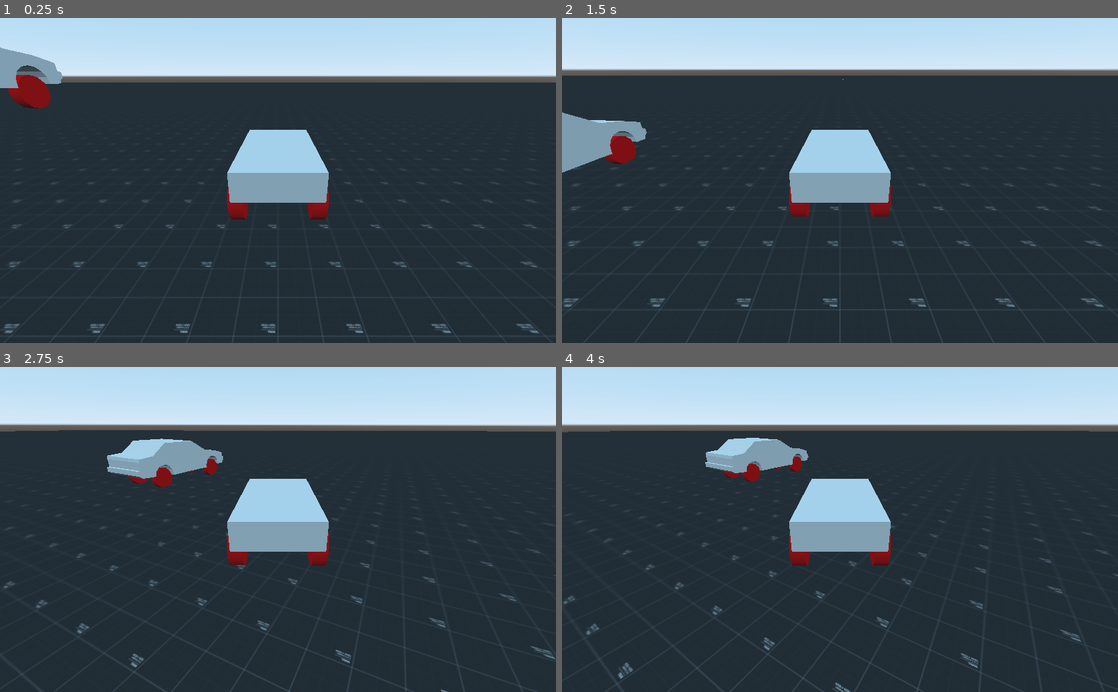
Above: before the commit, frames 1-4 (two rows, left to right).
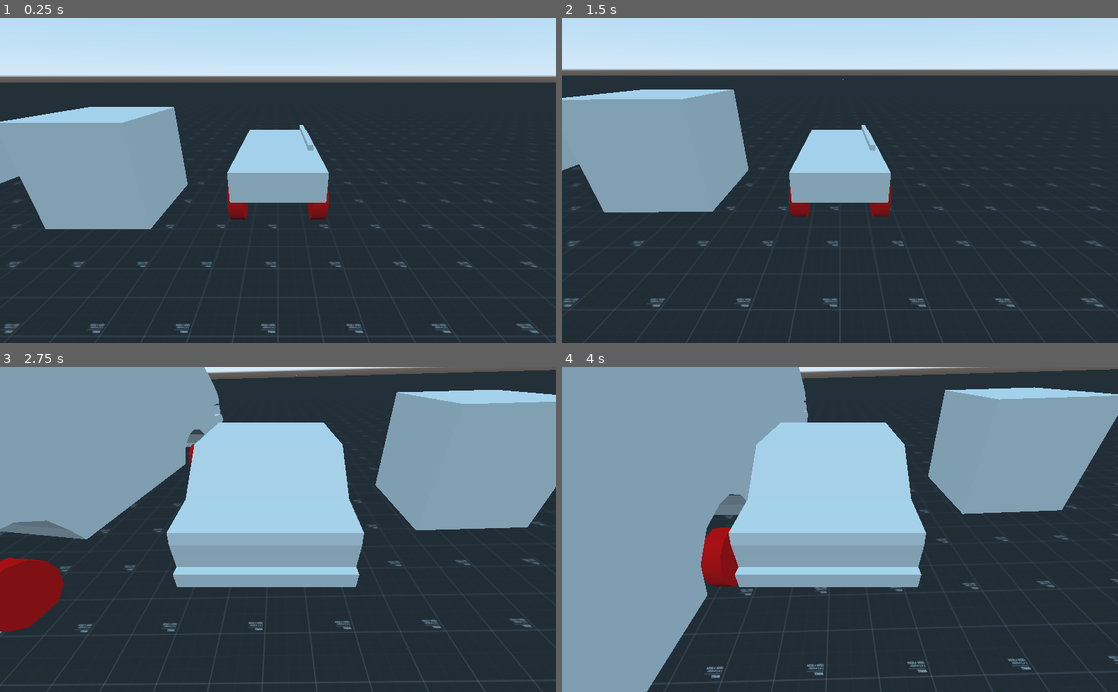
Above: after the commit, the same moments.

Repository: Dev-RoMa/carDrive-Godot-
Game: Godot game, scene res://game.tscn
Two runs of this game, one before a commit and one after it. Both use one fixed random seed, a clock stepped at 60 frames per second and the inputs below.
Inputs:
- Up to frame 1 (0.25 s): no input
- Up to frame 2 (1.5 s): hold D (right) 0.53-1.28 s; hold Space (pewpew) 0.53-1.28 s; tap C (changeCamera) at 0.6 s; hold S (back) from 1.28 s (still down); tap Space (pewpew) at 1.35 s
- Up to frame 3 (2.75 s): tap Down (back2, bound only after the commit) at 1.55, 2.1 s; release S (back) at 2.03 s; hold D (right) from 2.03 s (still down); tap V (changeCamera2, bound only after the commit) at 2.3 s
- Up to frame 4 (4 s): release D (right) at 2.78 s; hold W (forward) 2.78-3.53 s; tap V (changeCamera2, bound only after the commit) at 2.85 s; tap Up (forward2, bound only after the commit) at 3.05, 3.6 s; hold A (left) from 3.53 s (still down); tap Right (left2, bound only after the commit) at 3.8 s

The runs differ from the first frame. In frame 1, 12% of the frame differs, in the area x 0-57%, y 8-65%; in frame 2, 9.6%; in frame 3, 52%; in frame 4, 61%, in the area x 0-100%, y 0-100%.

Commit message:
Add files via upload

Diff:
--- a/car.gd
+++ b/car.gd
@@ -1,11 +1,18 @@
 extends VehicleBody
 
 #vehicle variables
-#onready var muzzle = get_node("car/gun/muzzle")
+#variables for the rocket
 onready var muzzle = get_node("gun/muzzle")
 onready var rocket_scn = preload("res://rocket.tscn")
-var fire_rate = 1
-var can_fire = true
+var rfire_rate = 1
+var rcan_fire = true
+
+#variables for the firegun
+onready var tip = get_node("firegun/tip")
+onready var casing_scn = preload("res://casing.tscn")
+var gfire_rate = 0.2
+var gcan_fire = true
+
 
 #vehicle driving
 func _physics_process(delta):
@@ -22,11 +29,22 @@
 #vehicle weapons
 
 func _integrate_forces(state):
+	#for_rocket
 	if Input.is_action_pressed("pewpew"):
-		if can_fire == true:
+		if rcan_fire == true:
 			var rocket = rocket_scn.instance()
 			muzzle.add_child(rocket)
 			rocket.set_as_toplevel(true)
-			can_fire = false
-			yield(get_tree().create_timer(fire_rate),"timeout")
-			can_fire = true
+			rcan_fire = false
+			yield(get_tree().create_timer(rfire_rate),"timeout")
+			rcan_fire = true
+	if Input.is_action_pressed("pewgun"):
+		if gcan_fire == true:
+			var casing = casing_scn.instance()
+			tip.add_child(casing)
+			casing.set_as_toplevel(true)
+			gcan_fire = false
+			yield(get_tree().create_timer(gfire_rate),"timeout")
+			gcan_fire = true
+
+#inputs are gfire_rate 6& gcan_fire
--- a/car2.gd
+++ b/car2.gd
@@ -21,3 +21,20 @@
 		if health == 0:
 			kill()
 			emit_signal("killed")
+
+
+#vehicle driving
+func _physics_process(delta):
+		steering = Input.get_axis("left2","right2") * 0.4
+		engine_force = Input.get_axis("back2","forward2") * 100
+		if health == 0:
+			engine_force = 0
+
+#vehicle cameras
+func _process(delta):
+	if Input.is_action_just_pressed("changeCamera2"):
+		$Camera.set_current(true)
+
+
+func _on_car2_body_entered(body):
+	pass # Replace with function body.
--- a/casing.gd
+++ b/casing.gd
@@ -1,12 +1,11 @@
-#extends MeshInstance
-#
-##pewpew
-#
-#export var bullet:PackedScene
-#
-#func _physics_process(delta):
-#	if Input.is_action_just_pressed("pewpew") && self.visible == true:
-#		self.visible = false
-#	else:
-#		if Input.is_action_just_pressed("pewpew") && self.visible == false:
-#			self.visible = true
+extends Area
+
+func _physics_process(delta):
+	translation += get_transform().basis.z*50*delta
+
+#func _on_explosion_body_entered(body):
+#	var bodies = $explosion.get_overlapping_bodies()
+#	for body in bodies:
+#		if body.get_class() == "RigidBody":
+#			body.apply_impulse(Vector3.ZERO,(body.global_transform.origin-global_transform.origin).normalized()*10)
+#		queue_free()
--- /dev/null
+++ b/casing.tscn
@@ -0,0 +1,23 @@
+[gd_scene load_steps=4 format=2]
+
+[ext_resource path="res://casing.gd" type="Script" id=1]
+
+[sub_resource type="CylinderShape" id=1]
+height = 0.5
+radius = 0.05
+
+[sub_resource type="CylinderMesh" id=2]
+top_radius = 0.05
+bottom_radius = 0.1
+height = 0.5
+
+[node name="casing" type="Area"]
+script = ExtResource( 1 )
+
+[node name="CollisionShape" type="CollisionShape" parent="."]
+transform = Transform( 1.91069e-15, 4.37114e-08, -1, 1, -4.37114e-08, 0, -4.37114e-08, -1, -4.37114e-08, 0, 0, 0 )
+shape = SubResource( 1 )
+
+[node name="MeshInstance" type="MeshInstance" parent="."]
+transform = Transform( 1.91069e-15, 4.37114e-08, -1, 1, -4.37114e-08, 0, -4.37114e-08, -1, -4.37114e-08, 0, 0, 0 )
+mesh = SubResource( 2 )
--- a/game.tscn
+++ b/game.tscn
@@ -1,9 +1,10 @@
-[gd_scene load_steps=13 format=2]
+[gd_scene load_steps=17 format=2]
 
 [ext_resource path="res://Dark/texture_13.png" type="Texture" id=1]
 [ext_resource path="res://car.gd" type="Script" id=2]
 [ext_resource path="res://b13.glb" type="PackedScene" id=3]
 [ext_resource path="res://car2.gd" type="Script" id=4]
+[ext_resource path="res://best.dae" type="PackedScene" id=5]
 
 [sub_resource type="SpatialMaterial" id=1]
 flags_world_triplanar = true
@@ -36,6 +37,13 @@
 [sub_resource type="CubeMesh" id=8]
 size = Vector3( 0.1, 0.1, 2 )
 
+[sub_resource type="CubeMesh" id=9]
+size = Vector3( 0.1, 0.1, 2 )
+
+[sub_resource type="BoxShape" id=11]
+
+[sub_resource type="CubeMesh" id=10]
+
 [node name="game" type="Spatial"]
 
 [node name="ground" type="MeshInstance" parent="."]
@@ -121,8 +129,16 @@
 [node name="muzzle" type="Position3D" parent="car/gun"]
 transform = Transform( 1, 0, 0, 0, 1, 0, 0, 0, 1, 0, 0, 0.845145 )
 
+[node name="firegun" type="MeshInstance" parent="car"]
+transform = Transform( 1, 0, 0, 0, 1, 0, 0, 0, 1, -0.626893, 0.579033, 0.639951 )
+mesh = SubResource( 9 )
+skeleton = NodePath("../gun")
+
+[node name="tip" type="Position3D" parent="car/firegun"]
+transform = Transform( 1, 0, 0, 0, 1, 0, 0, 0, 1, 0, 0, 0.79061 )
+
 [node name="car2" type="VehicleBody" parent="."]
-transform = Transform( 1, 0, 0, 0, 1, 0, 0, 0, 1, 6.85331, 3.22368, 0 )
+transform = Transform( 1, 0, 0, 0, 1, 0, 0, 0, 1, 6.85331, 1.32859, 0 )
 script = ExtResource( 4 )
 
 [node name="b13" parent="car2" instance=ExtResource( 3 )]
@@ -183,3 +199,84 @@
 [node name="MeshInstance" type="MeshInstance" parent="car2/rear_right_wheel2"]
 transform = Transform( -4.37114e-08, -1, 0, 1, -4.37114e-08, 0, 0, 0, 1, 0, 0, 0 )
 mesh = SubResource( 7 )
+
+[node name="Camera" type="Camera" parent="car2"]
+transform = Transform( -1, -5.01437e-08, 7.16125e-08, 0, 0.819152, 0.573577, -8.74228e-08, 0.573577, -0.819152, 0, 2, -3.911 )
+
+[node name="RigidBody" type="RigidBody" parent="."]
+transform = Transform( 1, 0, 0, 0, 1, 0, 0, 0, 1, 3.43017, 1.7792, 0 )
+
+[node name="CollisionShape" type="CollisionShape" parent="RigidBody"]
+shape = SubResource( 11 )
+
+[node name="MeshInstance" type="MeshInstance" parent="RigidBody/CollisionShape"]
+mesh = SubResource( 10 )
+skeleton = NodePath("../..")
+
+[node name="car3" type="VehicleBody" parent="."]
+transform = Transform( 1, 0, 0, 0, 1, 0, 0, 0, 1, 12.6211, 1.32859, 0 )
+
+[node name="best" parent="car3" instance=ExtResource( 5 )]
+transform = Transform( 1, 0, 0, 0, 1, 0, 0, 0, 1, -0.696605, 0, 0 )
+
+[node name="CollisionShape2" type="CollisionShape" parent="car3"]
+transform = Transform( 1.2, 0, 0, 0, 1.5, 0, 0, 0, 1.1, 0.0413342, 0.825741, -0.255652 )
+shape = SubResource( 5 )
+
+[node name="front_left_wheel" type="VehicleWheel" parent="car3"]
+transform = Transform( 1, 0, 0, 0, 1, 0, 0, 0, 1, 0.817584, 0.448857, 2.56873 )
+use_as_steering = true
+wheel_radius = 0.4
+suspension_stiffness = 50.0
+damping_compression = 1.9
+damping_relaxation = 2.0
+
+[node name="MeshInstance" type="MeshInstance" parent="car3/front_left_wheel"]
+transform = Transform( -4.37114e-08, -1, 0, 1, -4.37114e-08, 0, 0, 0, 1, 0, 0, 0 )
+mesh = SubResource( 7 )
+
+[node name="front_right_wheel" type="VehicleWheel" parent="car3"]
+transform = Transform( 1, 0, 0, 0, 1, 0, 0, 0, 1, -0.586172, 0.448857, 2.56823 )
+use_as_steering = true
+wheel_radius = 0.4
+suspension_stiffness = 50.0
+damping_compression = 1.9
+damping_relaxation = 2.0
+
+[node name="MeshInstance" type="MeshInstance" parent="car3/front_right_wheel"]
+transform = Transform( -4.37114e-08, -1, 0, 1, -4.37114e-08, 0, 0, 0, 1, 0, 0, 0 )
+mesh = SubResource( 7 )
+
+[node name="rear_left_wheel" type="VehicleWheel" parent="car3"]
+transform = Transform( 1, 0, 0, 0, 1, 0, 0, 0, 1, 0.823881, 0.489033, -2.45708 )
+use_as_traction = true
+wheel_radius = 0.4
+suspension_stiffness = 50.0
+damping_compression = 1.9
+damping_relaxation = 2.0
+
+[node name="MeshInstance" type="MeshInstance" parent="car3/rear_left_wheel"]
+transform = Transform( -4.37114e-08, -1, 0, 1, -4.37114e-08, 0, 0, 0, 1, 0, 0, 0 )
+mesh = SubResource( 7 )
+
+[node name="rear_right_wheel2" type="VehicleWheel" parent="car3"]
+transform = Transform( 1, 0, 0, 0, 1, 0, 0, 0, 1, -0.580119, 0.489033, -2.45708 )
+use_as_traction = true
+wheel_radius = 0.4
+suspension_stiffness = 50.0
+damping_compression = 1.9
+damping_relaxation = 2.0
+
+[node name="MeshInstance" type="MeshInstance" parent="car3/rear_right_wheel2"]
+transform = Transform( -4.37114e-08, -1, 0, 1, -4.37114e-08, 0, 0, 0, 1, 0, 0, 0 )
+mesh = SubResource( 7 )
+
+[node name="Camera" type="Camera" parent="car3"]
+transform = Transform( -1, -5.01437e-08, 7.16125e-08, 0, 0.819152, 0.573577, -8.74228e-08, 0.573577, -0.819152, 0, 2, -3.911 )
+
+[node name="RigidBody2" type="RigidBody" parent="car3"]
+transform = Transform( 1, 0, 0, 0, 1, 0, 0, 0, 1, -12.6211, -1.32859, 0 )
+
+[node name="CollisionShape" type="CollisionShape" parent="car3/RigidBody2"]
+transform = Transform( 1.305, 0, 0, 0, 5.994, 0, 0, 0, 2.669, 12.751, 3.31354, -0.839161 )
+shape = SubResource( 5 )
--- a/project.godot
+++ b/project.godot
@@ -55,6 +55,36 @@
 "events": [ Object(InputEventKey,"resource_local_to_scene":false,"resource_name":"","device":0,"alt":false,"shift":false,"control":false,"meta":false,"command":false,"pressed":false,"scancode":32,"physical_scancode":0,"unicode":0,"echo":false,"script":null)
  ]
 }
+pewgun={
+"deadzone": 0.5,
+"events": [ Object(InputEventKey,"resource_local_to_scene":false,"resource_name":"","device":0,"alt":false,"shift":false,"control":false,"meta":false,"command":false,"pressed":false,"scancode":16777238,"physical_scancode":0,"unicode":0,"echo":false,"script":null)
+ ]
+}
+forward2={
+"deadzone": 0.5,
+"events": [ Object(InputEventKey,"resource_local_to_scene":false,"resource_name":"","device":0,"alt":false,"shift":false,"control":false,"meta":false,"command":false,"pressed":false,"scancode":16777232,"physical_scancode":0,"unicode":0,"echo":false,"script":null)
+ ]
+}
+back2={
+"deadzone": 0.5,
+"events": [ Object(InputEventKey,"resource_local_to_scene":false,"resource_name":"","device":0,"alt":false,"shift":false,"control":false,"meta":false,"command":false,"pressed":false,"scancode":16777234,"physical_scancode":0,"unicode":0,"echo":false,"script":null)
+ ]
+}
+right2={
+"deadzone": 0.5,
+"events": [ Object(InputEventKey,"resource_local_to_scene":false,"resource_name":"","device":0,"alt":false,"shift":false,"control":false,"meta":false,"command":false,"pressed":false,"scancode":16777231,"physical_scancode":0,"unicode":0,"echo":false,"script":null)
+ ]
+}
+left2={
+"deadzone": 0.5,
+"events": [ Object(InputEventKey,"resource_local_to_scene":false,"resource_name":"","device":0,"alt":false,"shift":false,"control":false,"meta":false,"command":false,"pressed":false,"scancode":16777233,"physical_scancode":0,"unicode":0,"echo":false,"script":null)
+ ]
+}
+changeCamera2={
+"deadzone": 0.5,
+"events": [ Object(InputEventKey,"resource_local_to_scene":false,"resource_name":"","device":0,"alt":false,"shift":false,"control":false,"meta":false,"command":false,"pressed":false,"scancode":86,"physical_scancode":0,"unicode":0,"echo":false,"script":null)
+ ]
+}
 
 [physics]
 
--- a/rocket.gd
+++ b/rocket.gd
@@ -11,5 +11,5 @@
 	var bodies = $explosion.get_overlapping_bodies()
 	for body in bodies:
 		if body.get_class() == "RigidBody":
-			body.apply_impulse(Vector3.ZERO,(body.global_transform.basis-global_transform.origin).normalized()*10)
+			body.apply_impulse(Vector3.ZERO,(body.global_transform.origin-global_transform.origin).normalized()*10)
 		queue_free()
Not shown, added: best.dae
Not shown, added: best.dae.import
